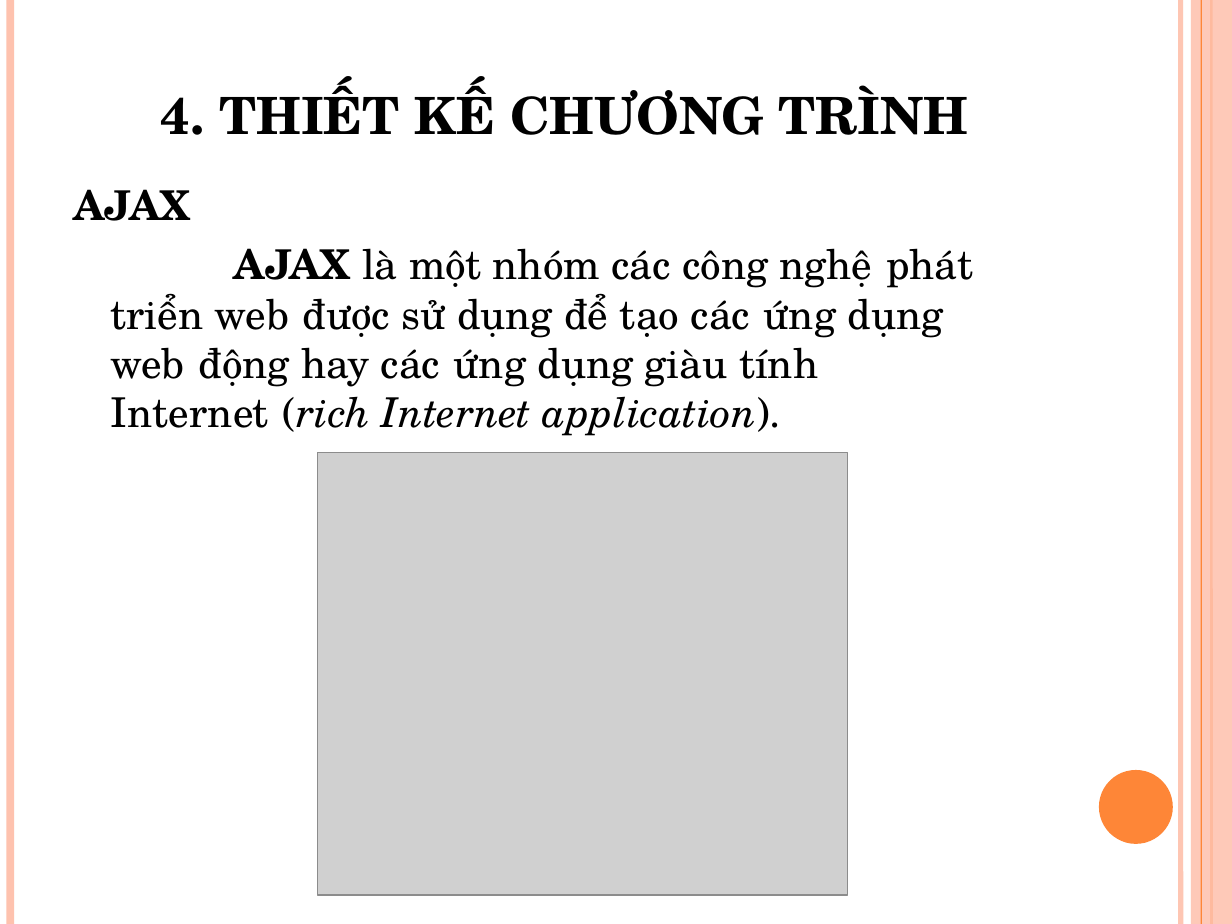
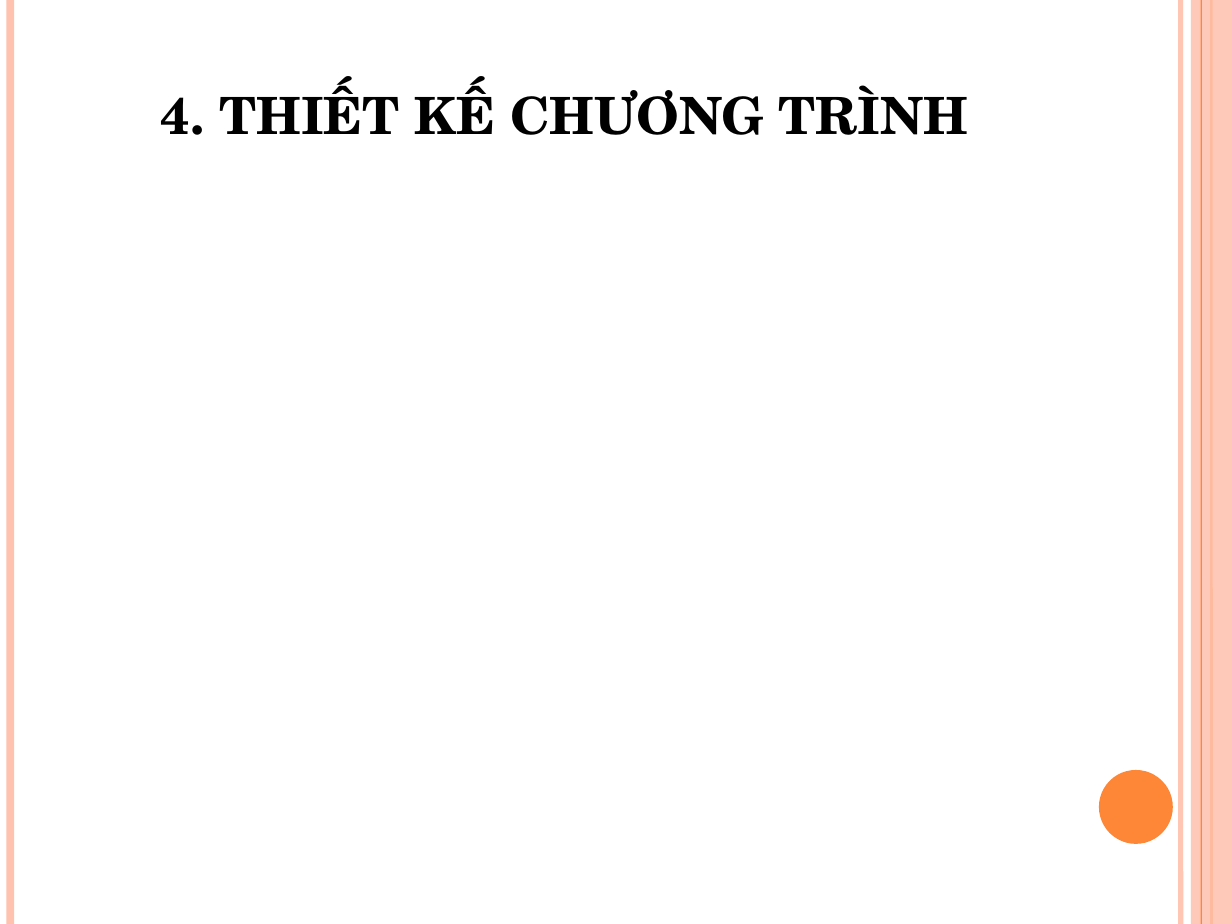
Before and after one commit to hoangducthien/baotri, a slide deck: slide 9 of slide_luanvan.pptx (slide 10 before the commit). Drawn at 1232x924 pixels with LibreOffice and Linux fonts; fonts in the diff are those of the drawing; grey boxes stand for pictures. Boxes give left, top, right and bottom in pixels: in the first picture for what was removed or moved away, otherwise in the second. Text is boxed around its words. In the diff, an @@ line names an element or a change of style, - is before the commit and + after.

```diff
--- a/slide_luanvan.pptx
+++ b/slide_luanvan.pptx
@@ text removed at [74,189,974,436] @@
-AJAX
-AJAX là một nhóm các công nghệ phát triển web được sử dụng để tạo các ứng dụng web động hay các ứng dụng giàu tính Internet (rich Internet application).
@@ picture removed at [318,452,848,894] @@
```
Also in this commit, not shown: 5 other slides changed, 2 slides added, 3 slides removed, 8 other files.
